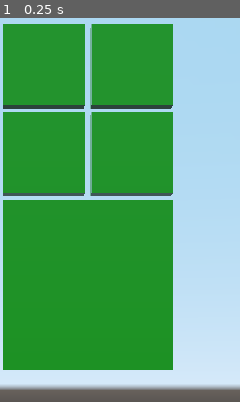
Above: before the commit, frame 1.
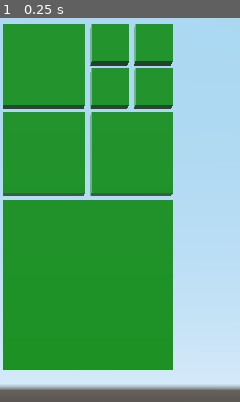
Above: after the commit, the same moment.

Repository: bentles/Tetra
Game: Godot game, scene res://Game.tscn
Two runs of this game, one before a commit and one after it. Both use one fixed random seed, a clock stepped at 60 frames per second and the inputs below.
Inputs:
- Up to frame 1 (0.25 s): no input
The pictures show only the part of the screen within x 50-100%, y 0-50%; the shares and areas given below are measured in that part.

The runs differ from the first frame. In frame 1, 1.2% of the frame differs, in the area x 37-73%, y 1-24%.

Commit message:
updating

Diff:
--- a/Game.gd
+++ b/Game.gd
@@ -1,23 +1,27 @@
 extends Spatial
 
+var difficulty = 1
+const Tetra = preload("res://Tetra/Tetra.tscn")
+var goal_tetra
 
 func _ready():
-	var test = [false, [false, true, true, false],
-				[false, true, true, [false, true, true, false]],
-				[false, false, false, false]]
-
-	var rng = RandomNumberGenerator.new()
-	rng.randomize()
-	$Tetra.random_operation(2, rng)
-
+	create_new_goal()
 	pass
-
-
-func _on_Tetra_change():
-
-	pass # Replace with function body.
-
 
 func _on_Tetra2_change():
 	print($Tetra2.serialize())
 	pass # Replace with function body.
+
+func create_new_goal():
+	goal_tetra = Tetra.instance()
+	var rng = RandomNumberGenerator.new()
+	rng.randomize()
+	goal_tetra.translate(Vector3(0, 5.5, 0))
+	goal_tetra.is_interactive = false
+	add_child(goal_tetra)
+	goal_tetra.random_operation(5, rng)
+
+func _on_Timer_timeout():
+	goal_tetra.queue_free()
+	create_new_goal()
+	pass # Replace with function body.
--- a/Game.tscn
+++ b/Game.tscn
@@ -10,14 +10,15 @@
 transform = Transform( 1, 0, 0, 0, 1, 0, 0, 0, 1, 0, 0, 32 )
 fov = 40.0
 
-[node name="Tetra" parent="." instance=ExtResource( 1 )]
-transform = Transform( 1, 0, 0, 0, 1, 0, 0, 0, 1, 0, 5.5, 0 )
-is_interactive = false
-
 [node name="Tetra2" parent="." instance=ExtResource( 1 )]
 transform = Transform( 1, 0, 0, 0, 1, 0, 0, 0, 1, 0, -5.5, 0 )
 
 [node name="DirectionalLight" type="DirectionalLight" parent="."]
 transform = Transform( 1, 0, 0, 0, -4.37114e-08, 1, 0, -1, -4.37114e-08, 13.6094, 32.1313, 7.24379 )
 
+[node name="Timer" type="Timer" parent="."]
+wait_time = 5.0
+autostart = true
+
 [connection signal="change" from="Tetra2" to="." method="_on_Tetra2_change"]
+[connection signal="timeout" from="Timer" to="." method="_on_Timer_timeout"]
--- a/Tetra/Tetra.gd
+++ b/Tetra/Tetra.gd
@@ -1,3 +1,4 @@
+class_name Tetra
 extends Spatial
 
 signal change
--- a/project.godot
+++ b/project.godot
@@ -7,6 +7,16 @@
 ;   param=value ; assign values to parameters
 
 config_version=4
+
+_global_script_classes=[ {
+"base": "Spatial",
+"class": "Tetra",
+"language": "GDScript",
+"path": "res://Tetra/Tetra.gd"
+} ]
+_global_script_class_icons={
+"Tetra": ""
+}
 
 [application]
 
